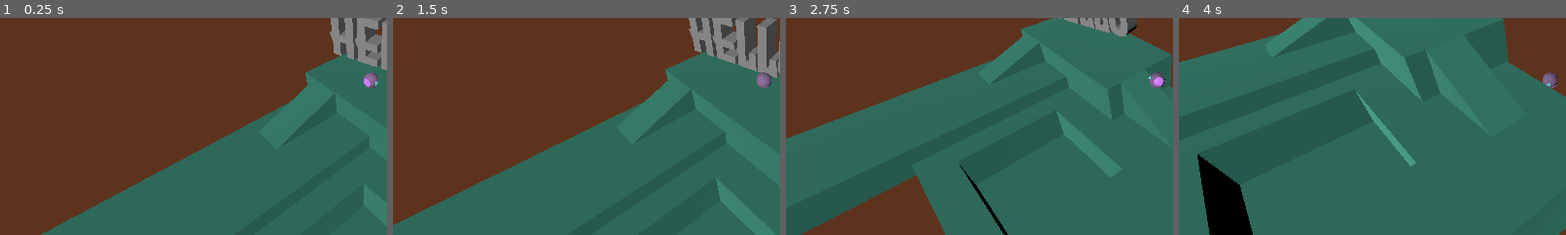
Above: before the commit, frames 1-4 (left to right).
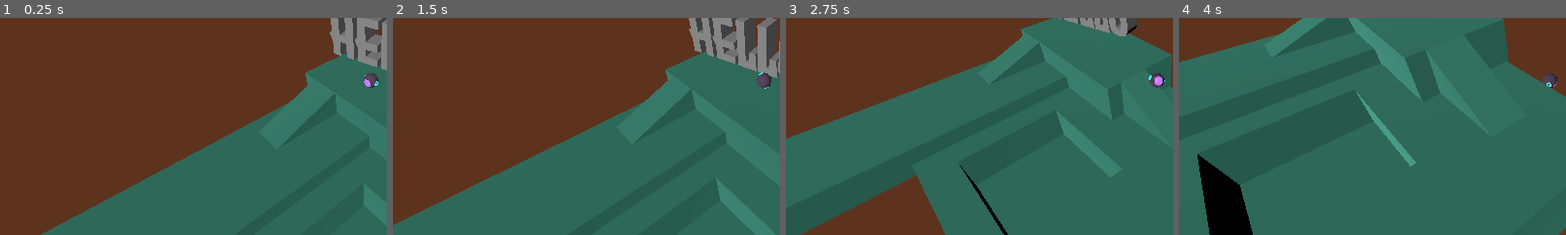
Above: after the commit, the same moments.

Repository: leon-arndt/InnoEngineJam2023
Game: Godot game, scene res://main.tscn
The game is run twice, just before and just after one commit, with the same random seed, the same clock (stepped at 60 frames per second) and the same inputs.
Inputs:
- Up to frame 1 (0.25 s): no input
- Up to frame 2 (1.5 s): tap Enter at 0.5 s; hold Right (move_right) 0.53-1.28 s; hold Down (move_backward) from 1.28 s (still down)
- Up to frame 3 (2.75 s): release Down (move_backward) at 2.03 s; hold Right (move_right) from 2.03 s (still down)
- Up to frame 4 (4 s): release Right (move_right) at 2.78 s; hold Up (move_forward) 2.78-3.53 s; hold Left (move_left) from 3.53 s (still down)
The pictures show only the part of the screen within x 2-52%, y 24-74%; the shares and areas given below are measured in that part.

The runs differ from the first frame. In frame 1, 0.2% of the frame differs, in the area x 93-98%, y 25-33%; in frame 2, 0.2%; in frame 3, 0.2%; in frame 4, 0.2%.

Commit message:
MainCharacter_Spins

Diff:
--- a/PrototypeLevelScene/MainCharacter.tscn
+++ b/PrototypeLevelScene/MainCharacter.tscn
@@ -1,31 +1,33 @@
-[gd_scene load_steps=14 format=3 uid="uid://ct328gcgjoe2w"]
+[gd_scene load_steps=15 format=3 uid="uid://ct328gcgjoe2w"]
 
 [ext_resource type="ArrayMesh" uid="uid://ddb2hhegmyp2t" path="res://Asset/MainCharacter.obj" id="1_3fl0h"]
 [ext_resource type="ArrayMesh" uid="uid://lrfr356geawg" path="res://Asset/MainCharacter__Eye.obj" id="2_3onf5"]
 [ext_resource type="ArrayMesh" uid="uid://bigwbii4u514p" path="res://Asset/MainCharacter__Gear.obj" id="3_5dhyc"]
+[ext_resource type="Material" uid="uid://cg44tfysdbcbw" path="res://Asset/Material/MainCharacterGear.tres" id="4_740gc"]
 
 [sub_resource type="Gradient" id="Gradient_tsdrk"]
 offsets = PackedFloat32Array(0, 0.00220752, 1)
 colors = PackedColorArray(0.131105, 0.222755, 0.36736, 1, 0.142745, 0.228232, 0.373709, 1, 0.884433, 0.577168, 0.778275, 1)
 
-[sub_resource type="GradientTexture2D" id="GradientTexture2D_c7xgv"]
+[sub_resource type="GradientTexture2D" id="GradientTexture2D_6f45f"]
 gradient = SubResource("Gradient_tsdrk")
 fill_from = Vector2(1, 1)
 
 [sub_resource type="StandardMaterial3D" id="StandardMaterial3D_s4jx0"]
-albedo_texture = SubResource("GradientTexture2D_c7xgv")
+albedo_color = Color(0.6, 0.6, 0.6, 1)
+albedo_texture = SubResource("GradientTexture2D_6f45f")
 
 [sub_resource type="Gradient" id="Gradient_13n1p"]
 colors = PackedColorArray(0.256319, 0.119358, 0.399401, 1, 1, 0.600263, 0.598267, 1)
 
-[sub_resource type="GradientTexture2D" id="GradientTexture2D_ivjk1"]
+[sub_resource type="GradientTexture2D" id="GradientTexture2D_3nnmu"]
 gradient = SubResource("Gradient_13n1p")
 fill_from = Vector2(1, 0)
 fill_to = Vector2(1, 1)
 
 [sub_resource type="StandardMaterial3D" id="StandardMaterial3D_tirh2"]
 albedo_color = Color(0.85098, 0.8, 0.627451, 1)
-albedo_texture = SubResource("GradientTexture2D_ivjk1")
+albedo_texture = SubResource("GradientTexture2D_3nnmu")
 metallic = 0.3
 metallic_specular = 0.27
 roughness = 0.51
@@ -37,6 +39,10 @@
 metallic = 0.4
 emission_enabled = true
 emission = Color(0, 0.721569, 0.733333, 1)
+
+[sub_resource type="Animation" id="Animation_8s2lg"]
+length = 0.001
+step = 0.0166667
 
 [sub_resource type="Animation" id="Animation_kjpqe"]
 resource_name = "new_animation"
@@ -66,9 +72,6 @@
 "values": [Vector3(0, -3.14159, 0), Vector3(6.28319, -3.14159, 0)]
 }
 
-[sub_resource type="Animation" id="Animation_8s2lg"]
-length = 0.001
-
 [sub_resource type="AnimationLibrary" id="AnimationLibrary_xmgmj"]
 _data = {
 "RESET": SubResource("Animation_8s2lg"),
@@ -78,7 +81,7 @@
 [node name="MainCharacter" type="Node"]
 
 [node name="MainCharacter" type="CSGCombiner3D" parent="."]
-transform = Transform3D(0.418506, 0, 0, 0, 0.418506, 0, 0, 0, 0.418506, 0, 1.28516, 0)
+transform = Transform3D(0.356744, 0, 0, 0, 0.35479, -0.03729, 0, 0.03729, 0.35479, 0.00884414, 0.458094, 0.000115395)
 
 [node name="MainCharacter__Base" type="CSGMesh3D" parent="MainCharacter"]
 mesh = ExtResource("1_3fl0h")
@@ -89,13 +92,14 @@
 material = SubResource("StandardMaterial3D_tirh2")
 
 [node name="MainCharacter__Gear" type="CSGMesh3D" parent="MainCharacter"]
-transform = Transform3D(0.999998, 0.00170843, -0.00100533, -0.0017066, 0.999997, 0.00181586, 0.00100843, -0.00181414, 0.999998, 1.24113, 0.00396562, -0.0026294)
+transform = Transform3D(1.58056, 0, 0, 0, 1.58056, -7.05937e-06, 0, 7.05937e-06, 1.58056, 1.25779, 0.00396562, -0.0026294)
 mesh = ExtResource("3_5dhyc")
 material = SubResource("StandardMaterial3D_ckawv")
 
 [node name="MainCharacter__Gear2" type="CSGMesh3D" parent="MainCharacter"]
-transform = Transform3D(-1, 1.52855e-14, 8.74228e-08, 0, 1, -1.74846e-07, -8.74228e-08, -1.74846e-07, -1, -1.19209, 0.00396562, -0.0026294)
+transform = Transform3D(-1.5232, -1.72473e-11, -3.86159e-06, 0, 1.5232, -6.80319e-06, 3.86159e-06, -6.80319e-06, -1.5232, -1.26414, 0.00396562, -0.0026294)
 mesh = ExtResource("3_5dhyc")
+material = ExtResource("4_740gc")
 
 [node name="Spin" type="AnimationPlayer" parent="MainCharacter"]
 root_node = NodePath("../MainCharacter__Gear")
--- a/scenes/player_and_camera.tscn
+++ b/scenes/player_and_camera.tscn
@@ -1,40 +1,44 @@
-[gd_scene load_steps=17 format=3 uid="uid://bf3ycxp5q04g"]
+[gd_scene load_steps=18 format=3 uid="uid://bf3ycxp5q04g"]
 
 [ext_resource type="Script" path="res://PlayerMovement.gd" id="1_ns86o"]
 [ext_resource type="ArrayMesh" uid="uid://ddb2hhegmyp2t" path="res://Asset/MainCharacter.obj" id="2_0dgy7"]
 [ext_resource type="Script" path="res://FollowCamera.gd" id="2_vx0lq"]
 [ext_resource type="ArrayMesh" uid="uid://lrfr356geawg" path="res://Asset/MainCharacter__Eye.obj" id="3_4oa4s"]
 [ext_resource type="ArrayMesh" uid="uid://bigwbii4u514p" path="res://Asset/MainCharacter__Gear.obj" id="4_820cu"]
+[ext_resource type="Material" uid="uid://cg44tfysdbcbw" path="res://Asset/Material/MainCharacterGear.tres" id="5_xyovk"]
 
-[sub_resource type="Gradient" id="Gradient_btqsp"]
+[sub_resource type="SphereShape3D" id="SphereShape3D_i4vyp"]
+
+[sub_resource type="Gradient" id="Gradient_neori"]
 offsets = PackedFloat32Array(0, 0.00220752, 1)
 colors = PackedColorArray(0.131105, 0.222755, 0.36736, 1, 0.142745, 0.228232, 0.373709, 1, 0.884433, 0.577168, 0.778275, 1)
 
-[sub_resource type="GradientTexture2D" id="GradientTexture2D_c7xgv"]
-gradient = SubResource("Gradient_btqsp")
+[sub_resource type="GradientTexture2D" id="GradientTexture2D_3qdm5"]
+gradient = SubResource("Gradient_neori")
 fill_from = Vector2(1, 1)
 
-[sub_resource type="StandardMaterial3D" id="StandardMaterial3D_l7ogi"]
-albedo_texture = SubResource("GradientTexture2D_c7xgv")
+[sub_resource type="StandardMaterial3D" id="StandardMaterial3D_5pff4"]
+albedo_color = Color(0.6, 0.6, 0.6, 1)
+albedo_texture = SubResource("GradientTexture2D_3qdm5")
 
-[sub_resource type="Gradient" id="Gradient_6l08r"]
+[sub_resource type="Gradient" id="Gradient_2vt7o"]
 colors = PackedColorArray(0.256319, 0.119358, 0.399401, 1, 1, 0.600263, 0.598267, 1)
 
-[sub_resource type="GradientTexture2D" id="GradientTexture2D_ivjk1"]
-gradient = SubResource("Gradient_6l08r")
+[sub_resource type="GradientTexture2D" id="GradientTexture2D_o4w52"]
+gradient = SubResource("Gradient_2vt7o")
 fill_from = Vector2(1, 0)
 fill_to = Vector2(1, 1)
 
-[sub_resource type="StandardMaterial3D" id="StandardMaterial3D_ehj17"]
+[sub_resource type="StandardMaterial3D" id="StandardMaterial3D_23ej1"]
 albedo_color = Color(0.85098, 0.8, 0.627451, 1)
-albedo_texture = SubResource("GradientTexture2D_ivjk1")
+albedo_texture = SubResource("GradientTexture2D_o4w52")
 metallic = 0.3
 metallic_specular = 0.27
 roughness = 0.51
 emission_enabled = true
 emission = Color(0.698039, 0.427451, 1, 1)
 
-[sub_resource type="StandardMaterial3D" id="StandardMaterial3D_rw30x"]
+[sub_resource type="StandardMaterial3D" id="StandardMaterial3D_ep8q0"]
 albedo_color = Color(0.419608, 0.803922, 0.823529, 1)
 metallic = 0.4
 emission_enabled = true
@@ -42,6 +46,7 @@
 
 [sub_resource type="Animation" id="Animation_8s2lg"]
 length = 0.001
+step = 0.0166667
 
 [sub_resource type="Animation" id="Animation_kjpqe"]
 resource_name = "new_animation"
@@ -77,8 +82,6 @@
 "new_animation": SubResource("Animation_kjpqe")
 }
 
-[sub_resource type="SphereShape3D" id="SphereShape3D_i4vyp"]
-
 [node name="PlayerAndCamera" type="Node3D"]
 
 [node name="Player" type="RigidBody3D" parent="."]
@@ -86,25 +89,29 @@
 linear_damp = 1.0
 script = ExtResource("1_ns86o")
 
+[node name="CollisionShape3D" type="CollisionShape3D" parent="Player"]
+shape = SubResource("SphereShape3D_i4vyp")
+
 [node name="MainCharacter" type="CSGCombiner3D" parent="Player"]
-transform = Transform3D(0.377625, 0, 0, 0, 0.377625, 0, 0, 0, 0.377625, 0, -0.000278652, 0)
+transform = Transform3D(0.356744, 0, 0, 0, 0.35479, -0.03729, 0, 0.03729, 0.35479, 0.00884414, -0.00610173, 0.000115395)
 
 [node name="MainCharacter__Base" type="CSGMesh3D" parent="Player/MainCharacter"]
 mesh = ExtResource("2_0dgy7")
-material = SubResource("StandardMaterial3D_l7ogi")
+material = SubResource("StandardMaterial3D_5pff4")
 
 [node name="MainCharacter__Eye" type="CSGMesh3D" parent="Player/MainCharacter"]
 mesh = ExtResource("3_4oa4s")
-material = SubResource("StandardMaterial3D_ehj17")
+material = SubResource("StandardMaterial3D_23ej1")
 
 [node name="MainCharacter__Gear" type="CSGMesh3D" parent="Player/MainCharacter"]
-transform = Transform3D(0.999998, 0.00170843, -0.00100533, -0.0017066, 0.999997, 0.00181586, 0.00100843, -0.00181414, 0.999998, 1.24113, 0.00396562, -0.0026294)
+transform = Transform3D(1.58056, 0, 0, 0, 1.5719, -0.165214, 0, 0.165214, 1.5719, 1.25779, 0.00396562, -0.0026294)
 mesh = ExtResource("4_820cu")
-material = SubResource("StandardMaterial3D_rw30x")
+material = SubResource("StandardMaterial3D_ep8q0")
 
 [node name="MainCharacter__Gear2" type="CSGMesh3D" parent="Player/MainCharacter"]
-transform = Transform3D(-1, 1.52855e-14, 8.74228e-08, 0, 1, -1.74846e-07, -8.74228e-08, -1.74846e-07, -1, -1.19209, 0.00396562, -0.0026294)
+transform = Transform3D(-1.5232, -4.03647e-07, -3.84043e-06, 0, 1.51486, -0.159218, 3.86159e-06, -0.159218, -1.51486, -1.26414, 0.00396562, -0.0026294)
 mesh = ExtResource("4_820cu")
+material = ExtResource("5_xyovk")
 
 [node name="Spin" type="AnimationPlayer" parent="Player/MainCharacter"]
 root_node = NodePath("../MainCharacter__Gear")
@@ -112,9 +119,6 @@
 "": SubResource("AnimationLibrary_xmgmj")
 }
 
-[node name="CollisionShape3D" type="CollisionShape3D" parent="Player"]
-shape = SubResource("SphereShape3D_i4vyp")
-
 [node name="Camera3D" type="Camera3D" parent="." node_paths=PackedStringArray("camera_target")]
 transform = Transform3D(0.707107, -0.5, 0.5, 0, 0.707107, 0.707107, -0.707107, -0.5, 0.5, 10, 10, 10)
 script = ExtResource("2_vx0lq")
